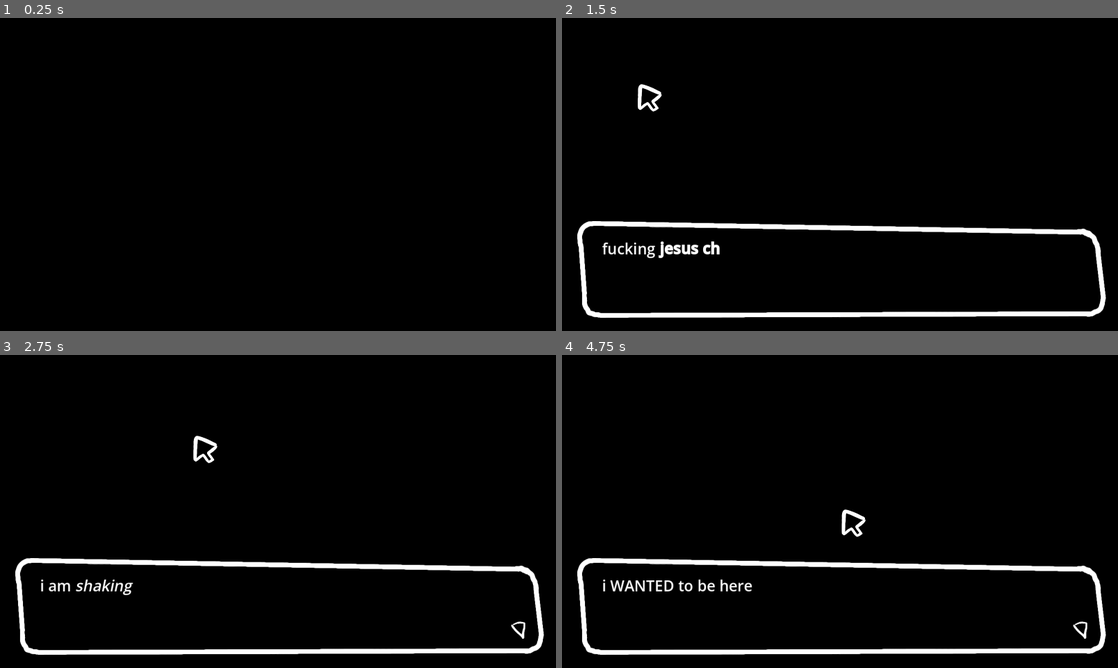
Above: before the commit, frames 1-4 (two rows, left to right).
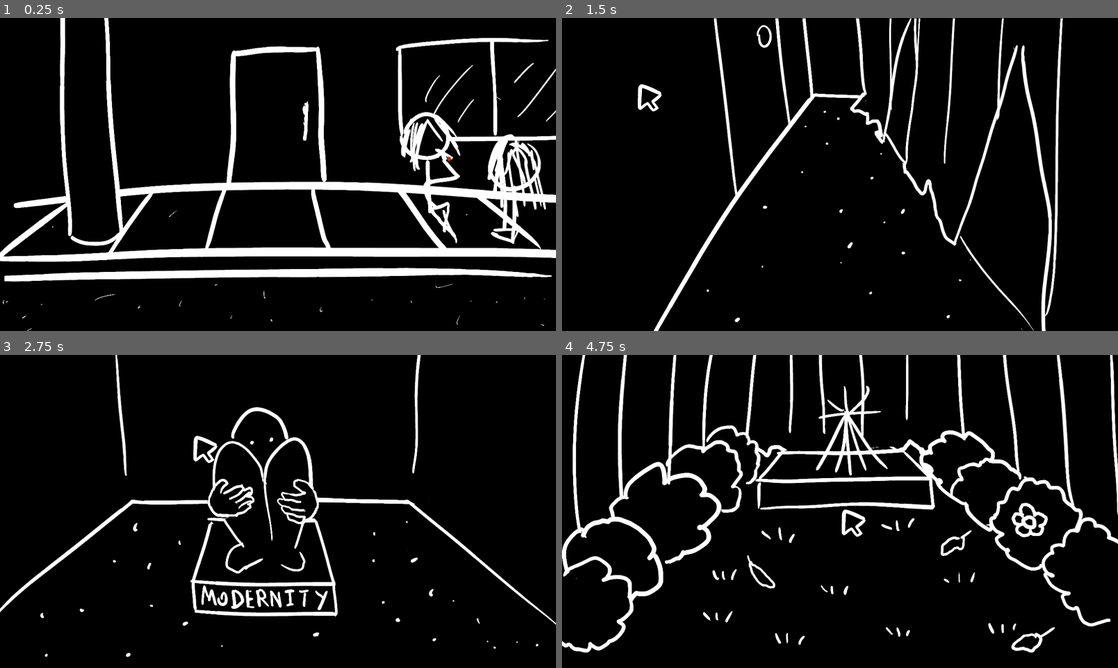
Above: after the commit, the same moments.

Repository: MarmadileManteater/Anxiety-Game
Game: Godot game, scene res://scenes/global/global.tscn
Same seed, same stepped clock (60 frames per second), same inputs: the game is played once before the commit and once after it.
Inputs (mouse positions are in pixels of both pictures, inside the frame that each line leads up to; where the layout moved, square brackets give the same spot in the first picture):
- Up to frame 1 (0.25 s): no input
- Up to frame 2 (1.5 s): click (840, 174) at 0.5 s; click (639, 86) at 1.27 s
- Up to frame 3 (2.75 s): click (194, 436) at 2.02 s
- Up to frame 4 (4.75 s): click (840, 639) [840, 455] at 2.75 s; click (995, 520) at 3.52 s; click (840, 511) at 4.25 s

The runs differ from the first frame. In frame 1, 16% of the frame differs, in the area x 0-100%, y 0-100%; in frame 2, 9.5%; in frame 3, 9.2%; in frame 4, 15%.

Commit message:
Add other scenes

Diff:
--- /dev/null
+++ b/project/scenes/computer/computer.tscn
@@ -0,0 +1,12 @@
+[gd_scene format=3 uid="uid://6jrtm6qbaja"]
+
+[ext_resource type="Script" uid="uid://vqxqihlbubu7" path="res://scenes/default_screen/default_screen.gd" id="1_difci"]
+[ext_resource type="Texture2D" uid="uid://ib468gf2as43" path="res://assets/screens/computer.png" id="2_qt3pe"]
+
+[node name="Computer" type="Node2D" unique_id=1439792939]
+script = ExtResource("1_difci")
+metadata/_custom_type_script = "uid://vqxqihlbubu7"
+
+[node name="Sprite2D" type="Sprite2D" parent="." unique_id=114116896]
+position = Vector2(685, 385)
+texture = ExtResource("2_qt3pe")
--- a/project/scenes/desk/desk.tscn
+++ b/project/scenes/desk/desk.tscn
@@ -24,6 +24,17 @@
 offset_bottom = 254.0
 screen_name = "looking_at_pit"
 
+[node name="Hallway" parent="." unique_id=2015081802 instance=ExtResource("4_2r18a")]
+offset_left = -15.0
+offset_top = -2.0
+offset_right = 388.0
+offset_bottom = 333.0
+direction = 2
+screen_name = "hallway"
+
 [connection signal="clicked" from="Door" to="." method="_on_zone_clicked"]
 [connection signal="mouseoff" from="Door" to="." method="_on_zone_mouseoff"]
 [connection signal="mouseover" from="Door" to="." method="_on_zone_mouseover"]
+[connection signal="clicked" from="Hallway" to="." method="_on_zone_clicked"]
+[connection signal="mouseoff" from="Hallway" to="." method="_on_zone_mouseoff"]
+[connection signal="mouseover" from="Hallway" to="." method="_on_zone_mouseover"]
--- /dev/null
+++ b/project/scenes/enchanted_forest/enchanted_forest.tscn
@@ -0,0 +1,12 @@
+[gd_scene format=3 uid="uid://dlobqf6sg6th6"]
+
+[ext_resource type="Script" uid="uid://vqxqihlbubu7" path="res://scenes/default_screen/default_screen.gd" id="1_hji7k"]
+[ext_resource type="Texture2D" uid="uid://dmwjfnt5pib7i" path="res://assets/screens/forest.png" id="2_6upnf"]
+
+[node name="EnchantedForest" type="Node2D" unique_id=1388811174]
+script = ExtResource("1_hji7k")
+metadata/_custom_type_script = "uid://vqxqihlbubu7"
+
+[node name="Drawing" type="Sprite2D" parent="." unique_id=199989124]
+position = Vector2(684, 384)
+texture = ExtResource("2_6upnf")
--- /dev/null
+++ b/project/scenes/hallway/hallway.gd
@@ -0,0 +1,11 @@
+extends DefaultSceen
+
+
+# Called when the node enters the scene tree for the first time.
+func _ready() -> void:
+	change_volume.emit(-10)
+
+
+# Called every frame. 'delta' is the elapsed time since the previous frame.
+func _process(delta: float) -> void:
+	pass
--- /dev/null
+++ b/project/scenes/hallway/hallway.tscn
@@ -0,0 +1,50 @@
+[gd_scene format=3 uid="uid://bo4qgg2pud5rf"]
+
+[ext_resource type="Script" uid="uid://bsakedkljbr1" path="res://scenes/hallway/hallway.gd" id="1_8ww00"]
+[ext_resource type="Texture2D" uid="uid://behsd87vc663p" path="res://assets/screens/hallway.png" id="2_1u7ug"]
+[ext_resource type="PackedScene" uid="uid://bp3qljsfgqwsw" path="res://scenes/click_zone/click_zone.tscn" id="3_fe174"]
+
+[node name="Hallway" type="Node2D" unique_id=239645673]
+script = ExtResource("1_8ww00")
+metadata/_custom_type_script = "uid://vqxqihlbubu7"
+
+[node name="Drawing" type="Sprite2D" parent="." unique_id=116273818]
+position = Vector2(685, 385)
+texture = ExtResource("2_1u7ug")
+
+[node name="StatueDoor" parent="." unique_id=624367828 instance=ExtResource("3_fe174")]
+offset_left = 375.00003
+offset_top = -5.0000153
+offset_right = 521.35895
+offset_bottom = 428.0
+rotation = -0.12391838
+direction = 2
+screen_name = "statue_room"
+
+[node name="ForestDoor" parent="." unique_id=432331683 instance=ExtResource("3_fe174")]
+offset_left = 997.8724
+offset_top = 60.276627
+offset_right = 1307.4141
+offset_bottom = 698.3531
+rotation = 0.2443461
+direction = 3
+screen_name = "enchanted_forest"
+
+[node name="ComputerDoor" parent="." unique_id=1818077945 instance=ExtResource("3_fe174")]
+offset_left = 799.08514
+offset_top = -20.514776
+offset_right = 922.0734
+offset_bottom = 318.10712
+rotation = 0.2443461
+direction = 3
+screen_name = "computer"
+
+[connection signal="clicked" from="StatueDoor" to="." method="_on_zone_clicked"]
+[connection signal="mouseoff" from="StatueDoor" to="." method="_on_zone_mouseoff"]
+[connection signal="mouseover" from="StatueDoor" to="." method="_on_zone_mouseover"]
+[connection signal="clicked" from="ForestDoor" to="." method="_on_zone_clicked"]
+[connection signal="mouseoff" from="ForestDoor" to="." method="_on_zone_mouseoff"]
+[connection signal="mouseover" from="ForestDoor" to="." method="_on_zone_mouseover"]
+[connection signal="clicked" from="ComputerDoor" to="." method="_on_zone_clicked"]
+[connection signal="mouseoff" from="ComputerDoor" to="." method="_on_zone_mouseoff"]
+[connection signal="mouseover" from="ComputerDoor" to="." method="_on_zone_mouseover"]
--- /dev/null
+++ b/project/scenes/statue_room/statue_room.gd
@@ -0,0 +1,12 @@
+extends DefaultSceen
+
+
+# Called when the node enters the scene tree for the first time.
+func _ready() -> void:
+	change_volume.emit(-20)
+	pass # Replace with function body.
+
+
+# Called every frame. 'delta' is the elapsed time since the previous frame.
+func _process(delta: float) -> void:
+	pass
--- /dev/null
+++ b/project/scenes/statue_room/statue_room.tscn
@@ -0,0 +1,12 @@
+[gd_scene format=3 uid="uid://ba3lesd6rfq6n"]
+
+[ext_resource type="Script" uid="uid://jdylf65gro7w" path="res://scenes/statue_room/statue_room.gd" id="1_nk6kv"]
+[ext_resource type="Texture2D" uid="uid://dkhmsolgsd45t" path="res://assets/screens/room.png" id="2_nk6kv"]
+
+[node name="StatueRoom" type="Node2D" unique_id=781630942]
+script = ExtResource("1_nk6kv")
+metadata/_custom_type_script = "uid://vqxqihlbubu7"
+
+[node name="Drawing" type="Sprite2D" parent="." unique_id=1338287954]
+position = Vector2(684, 384)
+texture = ExtResource("2_nk6kv")
--- a/project/scripts/GameState.gd
+++ b/project/scripts/GameState.gd
@@ -1,7 +1,7 @@
 
 class_name GameState
 
-var game_started: bool = false
-var bracelet_obtained: bool = false
-var joyfriend_has_gone_pee: bool = false
+var game_started: bool = true
+var bracelet_obtained: bool = true
+var joyfriend_has_gone_pee: bool = true
 var has_danced: bool = false
Binary file added: project/assets/screens/computer.png
Not shown, added: project/assets/screens/computer.png.import
Binary file added: project/assets/screens/forest.png
Not shown, added: project/assets/screens/forest.png.import
Binary file added: project/assets/screens/hallway.png
Not shown, added: project/assets/screens/hallway.png.import
Binary file added: project/assets/screens/room.png
Not shown, added: project/assets/screens/room.png.import
Not shown, added: project/scenes/hallway/hallway.gd.uid
Not shown, added: project/scenes/statue_room/statue_room.gd.uid
Not shown, added: raw/screens/computer.xcf
Not shown, added: raw/screens/forest.xcf
(and 2 more such lines)
